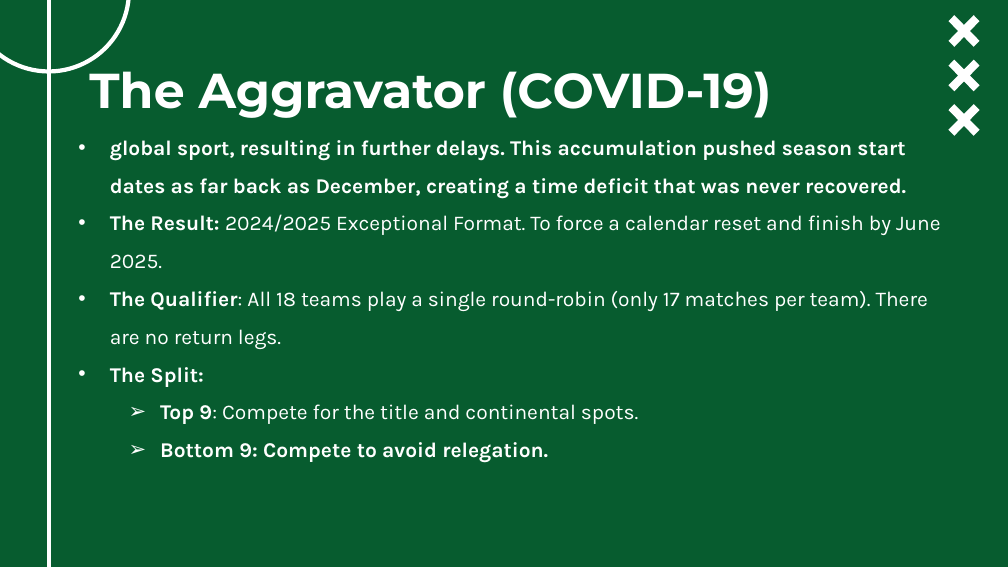
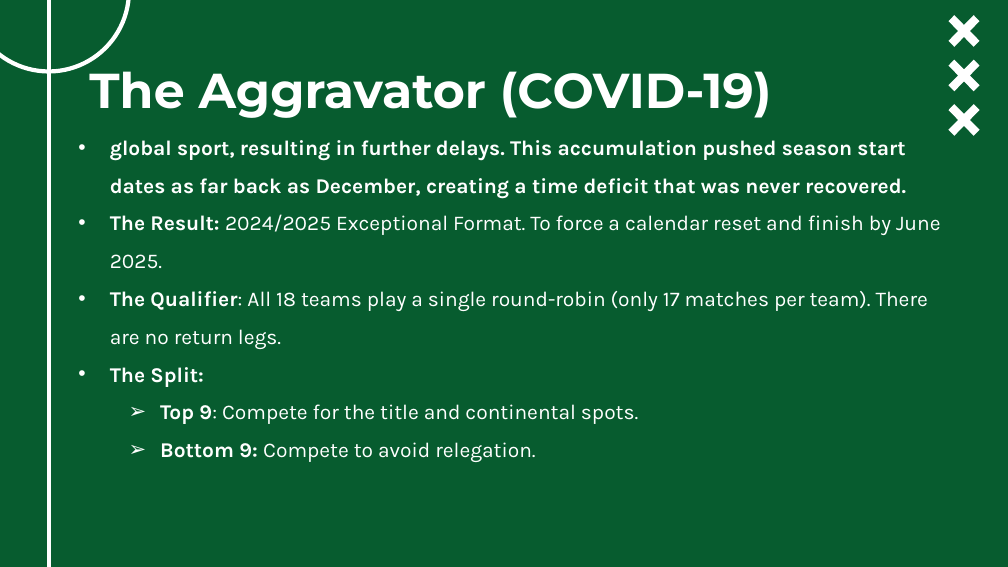
Before and after one commit to ghassanelgendy/egyptian-premier-league-schedule-optimizer, a slide deck: slide 4 of Documentations/presentation V1.pptx. Drawn at 1008x567 pixels with LibreOffice and Linux fonts; fonts in the diff are those of the drawing; background and template pictures are left out. Boxes give left, top, right and bottom in pixels: in the first picture for what was removed or moved away, otherwise in the second. Text is boxed around its words. In the diff, an @@ line names an element or a change of style, - is before the commit and + after.

Commit message:
V1 final

```diff
--- a/Documentations/presentation V1.pptx
+++ b/Documentations/presentation V1.pptx
@@ subtitle at (160, 442, 535, 462): bold off in "Compete to avoid relegation." @@
```
Also in this commit, not shown: 1 other slide changed, 1 slide added.
